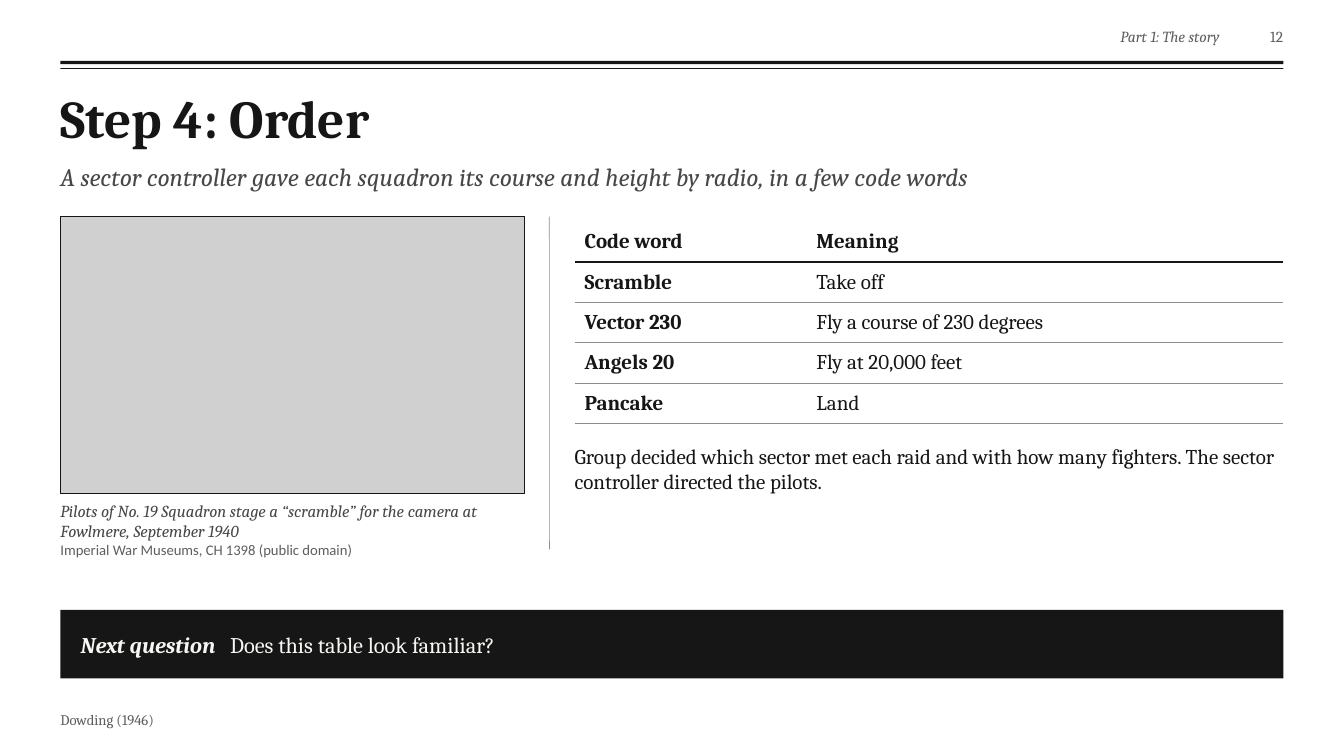
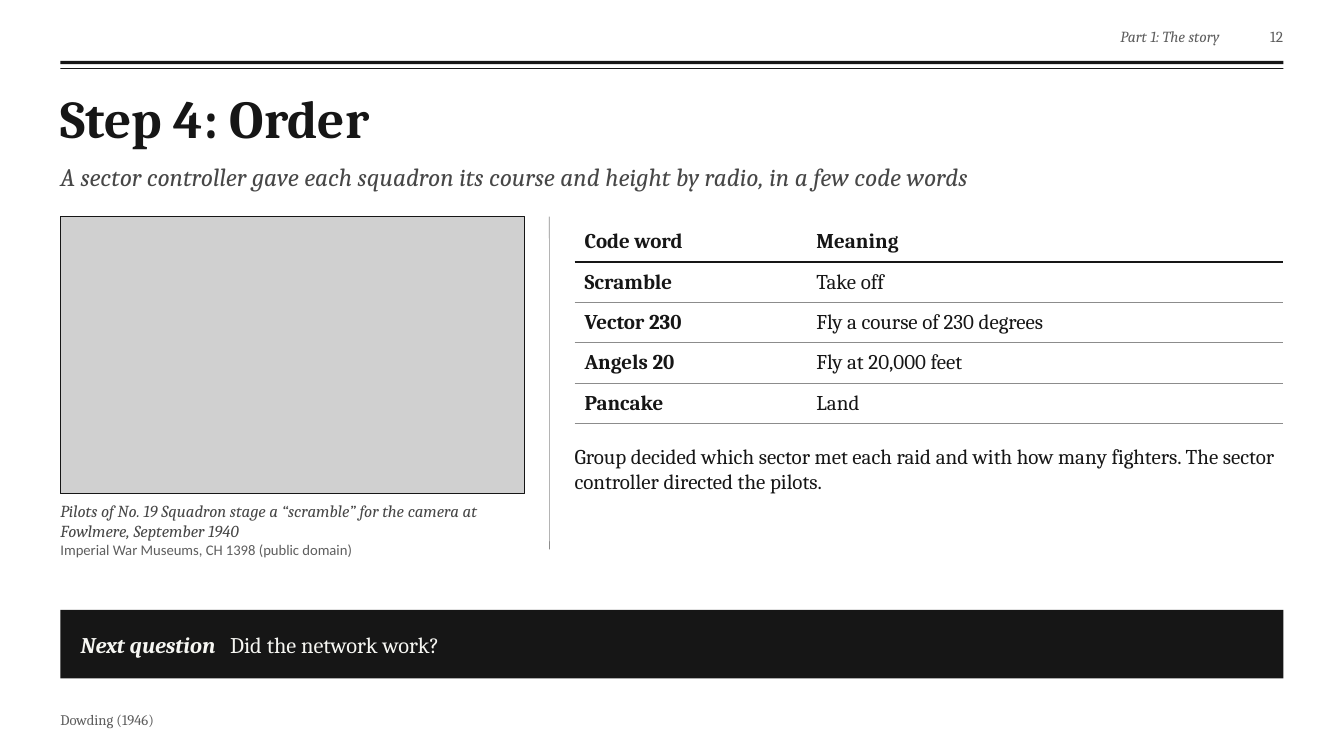
Before and after one commit to fengyiqicoder/fumadocs, a slide deck: slide 12 of dowding-presentation/Dowding_Effective_Communication.pptx. Drawn at 1344x756 pixels with LibreOffice and Linux fonts; fonts in the diff are those of the drawing; grey boxes stand for pictures; background and template pictures are left out. Boxes give left, top, right and bottom in pixels: in the first picture for what was removed or moved away, otherwise in the second. Text is boxed around its words. In the diff, an @@ line names an element or a change of style, - is before the commit and + after.

```diff
--- a/dowding-presentation/Dowding_Effective_Communication.pptx
+++ b/dowding-presentation/Dowding_Effective_Communication.pptx
@@ text at (81, 637, 439, 658): text changed @@
-Next question Does this table look familiar?
+Next question Did the network work?
```
Also in this commit, not shown: 1 other slide changed, 2 other files.
